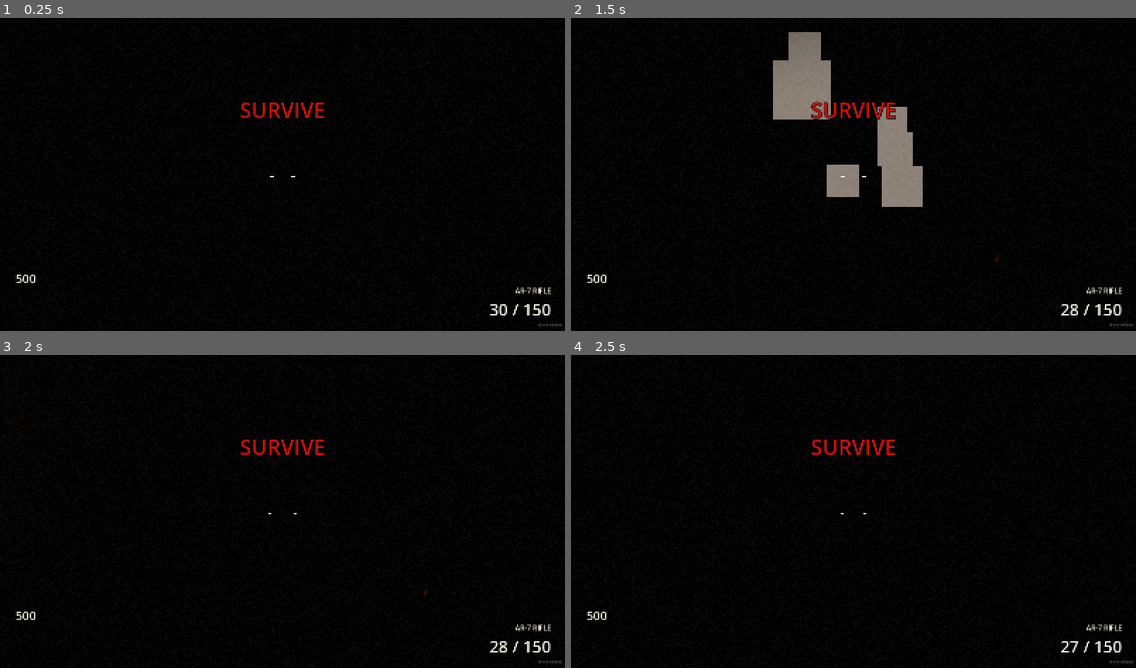
Above: before the commit, frames 1-4 (two rows, left to right).
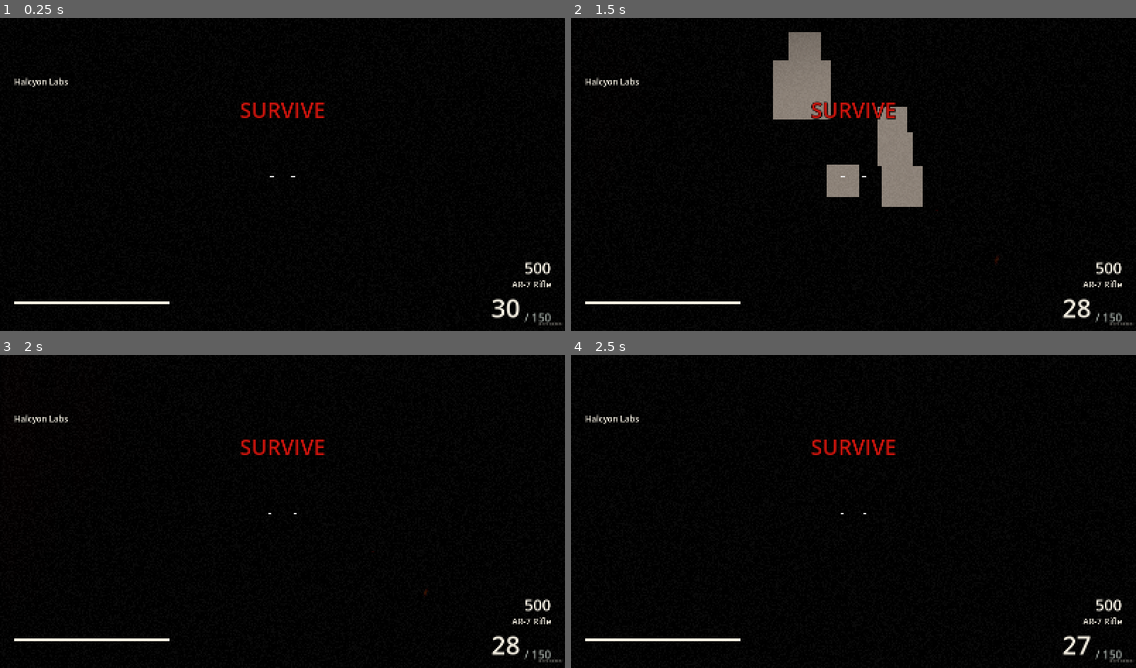
Above: after the commit, the same moments.

Repository: J3vb/Experiment-Undead
Game: Godot game, scene res://systems/game/game_session.tscn
The game is run twice, just before and just after one commit, with the same random seed, the same clock (stepped at 60 frames per second) and the same inputs.
Inputs (mouse positions are in pixels of both pictures, inside the frame that each line leads up to):
- Up to frame 1 (0.25 s): no input
- Up to frame 2 (1.5 s): tap Enter (restart) at 0.5, 1.25 s; move the mouse to (881, 174) at 0.52 s; hold W (move_forward) from 0.53 s (still down); tap F (interact) at 0.6 s; click (881, 174) at 0.67 s; tap Space (jump) at 0.77 s; move the mouse to (825, 177) at 1.27 s; right-click (825, 177) at 1.35 s; click (825, 177) at 1.42 s
- Up to frame 3 (2 s): keep holding W (move_forward); tap Space (jump) at 1.52 s; tap F (interact) at 1.55 s
- Up to frame 4 (2.5 s): keep holding W (move_forward); tap Enter (restart) at 2 s; move the mouse to (864, 508) at 2.02 s; hold Ctrl (crouch) from 2.03 s (still down); click (864, 508) at 2.17 s; tap F (interact) at 2.3 s

The runs differ from the first frame. In frame 1, 1.1% of the frame differs, in the area x 2-100%, y 18-99%; in frame 2, 1.1%; in frame 3, 1.1%; in frame 4, 1.1%.

Commit message:
Match solo HUD to approved mockup (#43)
* Match solo HUD to approved mockup

* Keep interaction prompt below the crosshair

* Show when exfil hold pauses outside hatch radius

---------

Co-authored-by: Jeroen Van Biesen <dragon613gaming@gmail.com>

Diff:
--- a/systems/ui/hud.gd
+++ b/systems/ui/hud.gd
@@ -2,6 +2,21 @@
 class_name Hud
 extends CanvasLayer
 
+const BLOOD_RED: Color = Color("c8202a")
+const OFF_WHITE: Color = Color("f2ede0")
+const SERUM_STYLES: Dictionary = {
+	&"ironhide": ["IH", Color("765054")],
+	&"quickhands": ["QH", Color("85724c")],
+	&"overclock": ["OC", Color("4c727c")],
+	&"deadeye": ["DE", Color("75607e")],
+	&"mule": ["MU", Color("65764c")],
+	&"stride": ["ST", Color("4e7870")],
+	&"second_wind": ["SW", Color("776951")],
+	&"scavenger": ["SC", Color("596b80")],
+}
+
+var _round_tween: Tween
+var _prompt_text: String = ""
 var _player: Player
 var _hurt: float = 0.0
 var _health_ratio: float = 1.0
@@ -14,16 +29,24 @@
 @onready var crosshair: Crosshair = $Root/Crosshair
 @onready var hit_marker: HitMarker = $Root/HitMarker
 @onready var vignette: ColorRect = $Root/DamageVignette
-@onready var round_label: Label = $Root/RoundLabel
-@onready var points_label: Label = $Root/PointsLabel
-@onready var points_delta: Label = $Root/PointsDelta
-@onready var serums_label: Label = $Root/SerumsLabel
-@onready var ammo_label: Label = $Root/AmmoLabel
-@onready var weapon_label: Label = $Root/WeaponLabel
-@onready var exfil_label: Label = $Root/ExfilLabel
+@onready var round_label: Label = $Root/RoundInfo/RoundLabel
+@onready var points_label: Label = $Root/Loadout/PointsLabel
+@onready var points_delta: Label = $Root/Loadout/PointsDelta
+@onready var serums: HBoxContainer = $Root/Vitals/Serums
+@onready var health_bar: ProgressBar = $Root/Vitals/Health
+@onready var ammo_label: Label = $Root/Loadout/Ammo/AmmoLabel
+@onready var weapon_label: Label = $Root/Loadout/WeaponLabel
+@onready var reserve_label: Label = $Root/Loadout/Ammo/ReserveLabel
+@onready var exfil_box: PanelContainer = $Root/ExfilBox
+@onready var exfil_title: Label = $Root/ExfilBox/Box/Title
+@onready var exfil_bar: ProgressBar = $Root/ExfilBox/Box/Hold
+@onready var exfil_time: Label = $Root/ExfilBox/Box/Time
+@onready var prompt_box: PanelContainer = $Root/Prompt
+@onready var prompt_key: Label = $Root/Prompt/Row/Key
+@onready var prompt_price: Label = $Root/Prompt/Row/Price
 @onready var hint_label: Label = $Root/HintLabel
 @onready var center_label: Label = $Root/CenterLabel
-@onready var prompt_label: Label = $Root/PromptLabel
+@onready var prompt_label: Label = $Root/Prompt/Row/PromptLabel
 @onready var pause_panel: Control = $Root/PausePanel
 @onready var settings_screen: SettingsScreen = $Root/PausePanel/SettingsScreen
 @onready var pause_menu: Control = $Root/PausePanel/Menu
@@ -37,6 +60,10 @@
 
 func _ready() -> void:
 	_setup_pause_menu()
+	var bold: FontVariation = FontVariation.new()
+	bold.base_font = round_label.get_theme_font("font")
+	bold.variation_embolden = 1.2
+	round_label.add_theme_font_override("font", bold)
 	pause_panel.visible = false
 	game_over_panel.visible = false
 	center_label.modulate.a = 0.0
@@ -57,7 +84,7 @@
 	Events.round_started.connect(_on_round_started)
 	Events.round_ended.connect(_on_round_ended)
 	Events.intermission_started.connect(_on_intermission)
-	Events.exfil_opened.connect(func() -> void: _flash_center("EXFIL OPEN", 3.0))
+	Events.exfil_opened.connect(_on_exfil_opened)
 	Events.exfil_called.connect(func(hatch: ExfilHatch) -> void: _exfil = hatch)
 	Events.game_over.connect(_on_game_over)
 
@@ -88,20 +115,53 @@
 			_delta_sum = 0
 
 	_update_exfil()
-	prompt_label.text = _player.focus.get_prompt(_player) if _player and _player.focus else ""
-	if _player and _player.weapons.current:
+	_update_prompt(_player.focus.get_prompt(_player) if is_instance_valid(_player) and _player.focus else "")
+	if is_instance_valid(_player) and _player.weapons.current:
 		var w: Weapon = _player.weapons.current
 		crosshair.spread_degrees = w.get_current_spread()
 		crosshair.fov_degrees = _player.camera.fov
 		crosshair.modulate.a = 0.0 if (w.ads_progress > 0.5 or _player.is_sprinting or not _player.is_alive()) else 1.0
 
 
+func _on_exfil_opened() -> void:
+	_exfil = get_tree().get_first_node_in_group(&"exfil") as ExfilHatch
+	_update_exfil()
+
+
 func _update_exfil() -> void:
-	if _exfil == null or not _exfil.is_holding:
-		exfil_label.text = ""
-		return
-	var where: String = "HOLD THE HATCH" if _exfil.has_player_in_zone() else "RETURN TO THE HATCH"
-	exfil_label.text = "EXFIL  %s  %d" % [where, ceili(_exfil.hold_left)]
+	exfil_box.visible = is_instance_valid(_exfil) and (_exfil.is_open or _exfil.is_holding)
+	if not exfil_box.visible:
+		return
+	exfil_title.text = "Exfil open · Containment Wing"
+	exfil_bar.value = 1.0 - _exfil.hold_left / ExfilHatch.HOLD_TIME
+	var seconds: int = maxi(ceili(_exfil.hold_left), 0)
+	exfil_time.text = "Hold %d:%02d" % [seconds / 60, seconds % 60]
+	if _exfil.is_holding and not _exfil.has_player_in_zone():
+		exfil_time.text += " · Return to hatch"
+
+
+func _update_prompt(text: String) -> void:
+	if text == _prompt_text:
+		return
+	_prompt_text = text
+	prompt_box.visible = not text.is_empty()
+	prompt_key.visible = text.contains("[F]")
+	prompt_price.text = ""
+	var parts: PackedStringArray = text.split("[F]", true, 1)
+	if parts.size() == 2 and parts[1].strip_edges().is_valid_int():
+		prompt_price.text = parts[1].strip_edges()
+		prompt_label.text = parts[0].strip_edges()
+	else:
+		prompt_label.text = text.replace("[F]", "").strip_edges()
+
+
+func _format_points(value: int) -> String:
+	var digits: String = str(absi(value))
+	var index: int = digits.length() - 3
+	while index > 0:
+		digits = digits.insert(index, ",")
+		index -= 3
+	return ("-" if value < 0 else "") + digits
 
 
 func _flash_center(text: String, seconds: float) -> void:
@@ -116,7 +176,9 @@
 
 func _on_health_changed(player: Player, current: float, maximum: float) -> void:
 	if player == _player:
-		_health_ratio = current / maxf(maximum, 1.0)
+		_health_ratio = clampf(current / maxf(maximum, 1.0), 0.0, 1.0)
+		health_bar.value = _health_ratio
+		health_bar.modulate = BLOOD_RED if _health_ratio < 0.3 else OFF_WHITE
 
 
 func _on_player_damaged(player: Player, _info: DamageInfo) -> void:
@@ -127,7 +189,7 @@
 func _on_points_changed(player: Player, total: int, delta: int) -> void:
 	if player != _player:
 		return
-	points_label.text = str(total)
+	points_label.text = _format_points(total)
 	if delta > 0:
 		_delta_sum += delta
 		points_delta.text = "+%d" % _delta_sum
@@ -137,9 +199,10 @@
 func _on_ammo_changed(player: Player, in_mag: int, reserve: int) -> void:
 	if player != _player:
 		return
-	ammo_label.text = "%d / %d" % [in_mag, reserve]
+	ammo_label.text = str(in_mag)
+	reserve_label.text = "/ %d" % reserve
 	var low: bool = _player.weapons.current and in_mag <= _player.weapons.current.data.magazine_size / 4
-	ammo_label.modulate = Color(1, 0.3, 0.25) if low else Color.WHITE
+	ammo_label.modulate = BLOOD_RED if low else OFF_WHITE
 	if in_mag == 0 and reserve == 0:
 		hint_label.text = "NO AMMO"
 	elif low and reserve > 0:
@@ -150,16 +213,29 @@
 
 func _on_weapon_switched(player: Player, weapon: Weapon) -> void:
 	if player == _player:
-		weapon_label.text = weapon.data.display_name.to_upper()
+		weapon_label.text = weapon.data.display_name
 
 
 func _on_serum_gained(player: Player, _serum: SerumData) -> void:
 	if player != _player:
 		return
-	var names: PackedStringArray = []
-	for serum: SerumData in player.serums:
-		names.append(serum.display_name.to_upper())
-	serums_label.text = "  ".join(names)
+	if not SERUM_STYLES.has(_serum.id):
+		return
+	for badge: Node in serums.get_children():
+		if badge.name == String(_serum.id):
+			return
+	var style: Array = SERUM_STYLES[_serum.id]
+	var square: StyleBoxFlat = StyleBoxFlat.new()
+	square.bg_color = style[1]
+	var label: Label = Label.new()
+	label.name = String(_serum.id)
+	label.text = style[0]
+	label.tooltip_text = _serum.display_name
+	label.custom_minimum_size = Vector2(44, 44)
+	label.horizontal_alignment = HORIZONTAL_ALIGNMENT_CENTER
+	label.vertical_alignment = VERTICAL_ALIGNMENT_CENTER
+	label.add_theme_stylebox_override("normal", square)
+	serums.add_child(label)
 
 
 func _on_hit_confirmed(player: Player, is_kill: bool, is_headshot: bool) -> void:
@@ -177,11 +253,19 @@
 func _on_player_revived(player: Player) -> void:
 	if player == _player:
 		_flash_center("SECOND WIND", 2.0)
-		_on_serum_gained(player, null)
+		for badge: Node in serums.get_children():
+			if not player.has_serum(StringName(badge.name)):
+				serums.remove_child(badge)
+				badge.queue_free()
 
 
 func _on_round_started(round_number: int, _count: int) -> void:
+	if _round_tween:
+		_round_tween.kill()
 	round_label.text = str(round_number)
+	round_label.modulate = Color.WHITE
+	_round_tween = create_tween()
+	_round_tween.tween_property(round_label, "modulate", BLOOD_RED, 1.0)
 	_flash_center("ROUND %d" % round_number, 3.0)
 	round_sound.play()
 
@@ -191,12 +275,19 @@
 
 
 func _on_intermission(next_round: int, duration: float) -> void:
+	if _round_tween:
+		_round_tween.kill()
+	_round_tween = create_tween().set_loops()
+	_round_tween.tween_property(round_label, "modulate:a", 0.3, 0.8)
+	_round_tween.tween_property(round_label, "modulate:a", 1.0, 0.8)
 	if next_round == 1:
 		_flash_center("SURVIVE", duration)
 
 
 func _on_game_over(stats: Dictionary) -> void:
 	game_over_panel.visible = true
+	_exfil = null
+	exfil_box.hide()
 	game_over_stats.text = (
 		("Exfil successful: +50% XP\n" if stats.get("exfil", false) else "")
 		+ (
--- a/systems/ui/hud.tscn
+++ b/systems/ui/hud.tscn
@@ -15,6 +15,43 @@
 shader_parameter/intensity = 0.0
 shader_parameter/tint = Color(0.55, 0, 0, 1)
 
+[sub_resource type="StyleBoxFlat" id="dark_box"]
+content_margin_left = 16.0
+content_margin_top = 10.0
+content_margin_right = 16.0
+content_margin_bottom = 10.0
+bg_color = Color(0.025, 0.04, 0.045, 0.92)
+corner_radius_top_left = 8
+corner_radius_top_right = 8
+corner_radius_bottom_left = 8
+corner_radius_bottom_right = 8
+
+[sub_resource type="StyleBoxFlat" id="green_box"]
+content_margin_left = 18.0
+content_margin_top = 12.0
+content_margin_right = 18.0
+content_margin_bottom = 12.0
+bg_color = Color(0.025, 0.04, 0.035, 0.94)
+border_width_left = 2
+border_width_top = 2
+border_width_right = 2
+border_width_bottom = 2
+border_color = Color(0.4, 0.75, 0.5, 1)
+
+[sub_resource type="StyleBoxFlat" id="key_box"]
+bg_color = Color(0.08, 0.1, 0.1, 1)
+border_width_left = 1
+border_width_top = 1
+border_width_right = 1
+border_width_bottom = 1
+border_color = Color(0.75, 0.77, 0.73, 1)
+
+[sub_resource type="StyleBoxFlat" id="bar_bg"]
+bg_color = Color(0.12, 0.15, 0.15, 0.9)
+
+[sub_resource type="StyleBoxFlat" id="bar_fill"]
+bg_color = Color(1, 1, 1, 1)
+
 [node name="Hud" type="CanvasLayer"]
 process_mode = 3
 script = ExtResource("1")
@@ -59,106 +96,137 @@
 mouse_filter = 2
 script = ExtResource("4")
 
-[node name="RoundLabel" type="Label" parent="Root"]
-layout_mode = 1
-anchors_preset = 2
+[node name="RoundInfo" type="VBoxContainer" parent="Root"]
+layout_mode = 1
+anchor_left = 0.025
+anchor_top = 0.025
+anchor_right = 0.25
+anchor_bottom = 0.22
+theme_override_constants/separation = -10
+
+[node name="RoundLabel" type="Label" parent="Root/RoundInfo"]
+layout_mode = 2
+theme_override_colors/font_color = Color(1, 1, 1, 1)
+theme_override_font_sizes/font_size = 110
+theme_override_constants/outline_size = 8
+modulate = Color(0.784314, 0.12549, 0.164706, 1)
+text = "1"
+
+[node name="MapName" type="Label" parent="Root/RoundInfo"]
+layout_mode = 2
+text = "Halcyon Labs"
+
+[node name="Loadout" type="VBoxContainer" parent="Root"]
+layout_mode = 1
+anchor_left = 0.7
 anchor_top = 1.0
-anchor_bottom = 1.0
-offset_left = 40.0
-offset_top = -135.0
-offset_right = 300.0
-offset_bottom = -30.0
+anchor_right = 0.975
+anchor_bottom = 1.0
+offset_top = -260.0
+offset_bottom = -28.0
 grow_vertical = 0
-theme_override_colors/font_color = Color(0.72, 0.06, 0.04, 1)
-theme_override_font_sizes/font_size = 88
-text = "1"
-vertical_alignment = 2
-
-[node name="PointsLabel" type="Label" parent="Root"]
-layout_mode = 1
-anchors_preset = 2
+theme_override_constants/separation = 0
+alignment = 2
+
+[node name="PointsDelta" type="Label" parent="Root/Loadout"]
+layout_mode = 2
+theme_override_colors/font_color = Color(0.94902, 0.756863, 0.305882, 1)
+text = "+0"
+horizontal_alignment = 2
+
+[node name="PointsLabel" type="Label" parent="Root/Loadout"]
+layout_mode = 2
+theme_override_font_sizes/font_size = 44
+text = "0"
+horizontal_alignment = 2
+
+[node name="WeaponLabel" type="Label" parent="Root/Loadout"]
+layout_mode = 2
+text = "Weapon"
+horizontal_alignment = 2
+
+[node name="Ammo" type="HBoxContainer" parent="Root/Loadout"]
+layout_mode = 2
+alignment = 2
+theme_override_constants/separation = 12
+
+[node name="AmmoLabel" type="Label" parent="Root/Loadout/Ammo"]
+layout_mode = 2
+theme_override_colors/font_color = Color(1, 1, 1, 1)
+theme_override_font_sizes/font_size = 72
+text = "0"
+
+[node name="ReserveLabel" type="Label" parent="Root/Loadout/Ammo"]
+layout_mode = 2
+size_flags_vertical = 8
+theme_override_colors/font_color = Color(0.63, 0.66, 0.64, 1)
+theme_override_font_sizes/font_size = 32
+text = "/ 0"
+
+[node name="Vitals" type="VBoxContainer" parent="Root"]
+layout_mode = 1
+anchor_left = 0.025
 anchor_top = 1.0
-anchor_bottom = 1.0
-offset_left = 44.0
-offset_top = -185.0
-offset_right = 244.0
-offset_bottom = -135.0
+anchor_right = 0.3
+anchor_bottom = 1.0
+offset_top = -100.0
+offset_bottom = -28.0
 grow_vertical = 0
-theme_override_font_sizes/font_size = 34
-text = "500"
-
-[node name="SerumsLabel" type="Label" parent="Root"]
-layout_mode = 1
-anchors_preset = 2
-anchor_top = 1.0
-anchor_bottom = 1.0
-offset_left = 44.0
-offset_top = -235.0
-offset_right = 444.0
-offset_bottom = -195.0
-grow_vertical = 0
-theme_override_font_sizes/font_size = 24
-theme_override_colors/font_color = Color(0.45, 0.95, 0.8, 1)
-
-[node name="PointsDelta" type="Label" parent="Root"]
-layout_mode = 1
-anchors_preset = 2
-anchor_top = 1.0
-anchor_bottom = 1.0
-offset_left = 200.0
-offset_top = -185.0
-offset_right = 360.0
-offset_bottom = -135.0
-grow_vertical = 0
-theme_override_colors/font_color = Color(1, 0.85, 0.3, 1)
-theme_override_font_sizes/font_size = 26
-text = "+0"
-
-[node name="WeaponLabel" type="Label" parent="Root"]
-layout_mode = 1
-anchors_preset = 3
-anchor_left = 1.0
-anchor_top = 1.0
-anchor_right = 1.0
-anchor_bottom = 1.0
-offset_left = -400.0
-offset_top = -140.0
-offset_right = -40.0
-offset_bottom = -105.0
-grow_horizontal = 0
-grow_vertical = 0
-theme_override_font_sizes/font_size = 20
-text = "WEAPON"
-horizontal_alignment = 2
-
-[node name="AmmoLabel" type="Label" parent="Root"]
-layout_mode = 1
-anchors_preset = 3
-anchor_left = 1.0
-anchor_top = 1.0
-anchor_right = 1.0
-anchor_bottom = 1.0
-offset_left = -400.0
-offset_top = -105.0
-offset_right = -40.0
-offset_bottom = -40.0
-grow_horizontal = 0
-grow_vertical = 0
-theme_override_font_sizes/font_size = 46
-text = "30 / 120"
-horizontal_alignment = 2
-
-[node name="ExfilLabel" type="Label" parent="Root"]
-layout_mode = 1
-anchors_preset = 5
-anchor_left = 0.5
-anchor_right = 0.5
-offset_left = -250.0
+theme_override_constants/separation = 14
+alignment = 2
+
+[node name="Health" type="ProgressBar" parent="Root/Vitals"]
+custom_minimum_size = Vector2(0, 8)
+layout_mode = 2
+mouse_filter = 2
+modulate = Color(0.949, 0.929, 0.878, 1)
+theme_override_styles/background = SubResource("bar_bg")
+theme_override_styles/fill = SubResource("bar_fill")
+max_value = 1.0
+step = 0.001
+value = 1.0
+show_percentage = false
+
+[node name="Serums" type="HBoxContainer" parent="Root/Vitals"]
+custom_minimum_size = Vector2(0, 44)
+layout_mode = 2
+theme_override_constants/separation = 8
+
+[node name="ExfilBox" type="PanelContainer" parent="Root"]
+visible = false
+layout_mode = 1
+anchor_left = 0.5
+anchor_right = 0.5
+offset_left = -270.0
 offset_top = 24.0
-offset_right = 250.0
-offset_bottom = 60.0
-grow_horizontal = 2
-theme_override_colors/font_color = Color(0.6, 1, 0.5, 1)
+offset_right = 270.0
+grow_horizontal = 2
+theme_override_styles/panel = SubResource("green_box")
+
+[node name="Box" type="VBoxContainer" parent="Root/ExfilBox"]
+layout_mode = 2
+theme_override_constants/separation = 10
+
+[node name="Title" type="Label" parent="Root/ExfilBox/Box"]
+layout_mode = 2
+theme_override_colors/font_color = Color(0.4, 0.75, 0.5, 1)
+text = "Exfil open · Containment Wing"
+horizontal_alignment = 1
+
+[node name="Hold" type="ProgressBar" parent="Root/ExfilBox/Box"]
+custom_minimum_size = Vector2(0, 8)
+layout_mode = 2
+mouse_filter = 2
+modulate = Color(0.4, 0.75, 0.5, 1)
+theme_override_styles/background = SubResource("bar_bg")
+theme_override_styles/fill = SubResource("bar_fill")
+max_value = 1.0
+step = 0.001
+show_percentage = false
+
+[node name="Time" type="Label" parent="Root/ExfilBox/Box"]
+layout_mode = 2
+text = "Hold 1:00"
 horizontal_alignment = 1
 
 [node name="HintLabel" type="Label" parent="Root"]
@@ -178,21 +246,39 @@
 text = "RELOAD [R]"
 horizontal_alignment = 1
 
-[node name="PromptLabel" type="Label" parent="Root"]
-layout_mode = 1
-anchors_preset = 8
+[node name="Prompt" type="PanelContainer" parent="Root"]
+visible = false
+layout_mode = 1
 anchor_left = 0.5
 anchor_top = 0.5
 anchor_right = 0.5
 anchor_bottom = 0.5
-offset_left = -300.0
 offset_top = 115.0
-offset_right = 300.0
-offset_bottom = 150.0
-grow_horizontal = 2
-grow_vertical = 2
-theme_override_colors/font_color = Color(0.85, 0.95, 0.93, 1)
-horizontal_alignment = 1
+offset_bottom = 171.0
+grow_horizontal = 2
+grow_vertical = 0
+theme_override_styles/panel = SubResource("dark_box")
+
+[node name="Row" type="HBoxContainer" parent="Root/Prompt"]
+layout_mode = 2
+theme_override_constants/separation = 14
+
+[node name="Key" type="Label" parent="Root/Prompt/Row"]
+custom_minimum_size = Vector2(36, 36)
+layout_mode = 2
+theme_override_styles/normal = SubResource("key_box")
+text = "F"
+horizontal_alignment = 1
+vertical_alignment = 1
+
+[node name="PromptLabel" type="Label" parent="Root/Prompt/Row"]
+layout_mode = 2
+vertical_alignment = 1
+
+[node name="Price" type="Label" parent="Root/Prompt/Row"]
+layout_mode = 2
+theme_override_colors/font_color = Color(0.63, 0.66, 0.64, 1)
+vertical_alignment = 1
 
 [node name="CenterLabel" type="Label" parent="Root"]
 layout_mode = 1
--- a/systems/ui/theme.tres
+++ b/systems/ui/theme.tres
@@ -1,7 +1,7 @@
 [gd_resource type="Theme" format=3]
 
 [resource]
-default_font_size = 22
+default_font_size = 24
 Label/colors/font_color = Color(0.95, 0.93, 0.88, 1)
 Label/colors/font_outline_color = Color(0, 0, 0, 1)
 Label/colors/font_shadow_color = Color(0, 0, 0, 0.6)
--- /dev/null
+++ b/tests/unit/test_hud.gd
@@ -0,0 +1,156 @@
+## HUD presentation follows Events without changing gameplay state.
+extends GutTest
+
+const HUD: PackedScene = preload("res://systems/ui/hud.tscn")
+const PLAYER: PackedScene = preload("res://systems/player/player.tscn")
+
+var hud: Hud
+var player: Player
+
+
+func before_each() -> void:
+	hud = HUD.instantiate() as Hud
+	add_child_autofree(hud)
+	hud.set_process(false)
+	player = PLAYER.instantiate() as Player
+	add_child_autofree(player)
+	player.set_physics_process(false)
+	player.weapons.give(Content.weapon(&"rifle_ar"))
+	Events.player_spawned.emit(player)
+
+
+func test_round_starts_white_and_intermission_blinks() -> void:
+	Events.round_started.emit(12, 24)
+	assert_eq(hud.round_label.text, "12")
+	assert_eq(hud.round_label.modulate, Color.WHITE)
+	hud._round_tween.pause()
+	hud._round_tween.custom_step(1.1)
+	assert_eq(hud.round_label.modulate, Hud.BLOOD_RED)
+	Events.intermission_started.emit(13, 10.0)
+	hud._round_tween.pause()
+	hud._round_tween.custom_step(0.8)
+	assert_almost_eq(hud.round_label.modulate.a, 0.3, 0.001)
+	Events.round_started.emit(13, 26)
+	assert_eq(hud.round_label.modulate.a, 1.0)
+
+
+func test_points_separators_and_delta_summing_then_expiry() -> void:
+	Events.points_changed.emit(player, 14520, 100)
+	Events.points_changed.emit(player, 14570, 50)
+	assert_eq(hud.points_label.text, "14,570")
+	assert_eq(hud.points_delta.text, "+150")
+	hud._process(1.3)
+	assert_eq(hud.points_delta.modulate.a, 0.0)
+	Events.points_changed.emit(player, 14670, 100)
+	assert_eq(hud.points_delta.text, "+100")
+	Events.points_changed.emit(player, 999, -13671)
+	assert_eq(hud.points_label.text, "999")
+
+
+func test_ammo_threshold_and_hints() -> void:
+	var magazine: int = player.weapons.current.data.magazine_size
+	var low_count: int = floori(magazine * 0.25)
+	Events.ammo_changed.emit(player, low_count, 210)
+	assert_eq(hud.ammo_label.text, str(low_count))
+	assert_eq(hud.reserve_label.text, "/ 210")
+	assert_eq(hud.ammo_label.modulate, Hud.BLOOD_RED)
+	assert_eq(hud.hint_label.text, "RELOAD [R]")
+	Events.ammo_changed.emit(player, low_count + 1, 210)
+	assert_eq(hud.ammo_label.modulate, Hud.OFF_WHITE)
+	assert_eq(hud.hint_label.text, "")
+	Events.ammo_changed.emit(player, 0, 0)
+	assert_eq(hud.hint_label.text, "NO AMMO")
+	Events.weapon_switched.emit(player, player.weapons.current)
+	assert_eq(hud.weapon_label.text, player.weapons.current.data.display_name)
+
+
+func test_serum_codes_are_unique_coloured_squares() -> void:
+	for id: StringName in Hud.SERUM_STYLES:
+		var serum: SerumData = SerumData.new()
+		serum.id = id
+		Events.serum_gained.emit(player, serum)
+		Events.serum_gained.emit(player, serum)
+		var badge: Label = hud.serums.get_node(NodePath(id)) as Label
+		assert_eq(badge.text, Hud.SERUM_STYLES[id][0])
+		assert_eq((badge.get_theme_stylebox("normal") as StyleBoxFlat).bg_color, Hud.SERUM_STYLES[id][1])
+	assert_eq(hud.serums.get_child_count(), 8)
+
+
+func test_exfil_shows_when_open_counts_hold_and_hides_when_closed() -> void:
+	var hatch: ExfilHatch = preload("res://systems/interactables/exfil_hatch.tscn").instantiate() as ExfilHatch
+	add_child_autofree(hatch)
+	assert_false(hud.exfil_box.visible)
+	hatch.is_open = true
+	Events.exfil_opened.emit()
+	assert_true(hud.exfil_box.visible)
+	assert_eq(hud.exfil_title.text, "Exfil open · Containment Wing")
+	hatch.is_holding = true
+	hatch.hold_left = 39.0
+	Events.exfil_called.emit(hatch)
+	hud._process(0.0)
+	assert_eq(hud.exfil_time.text, "Hold 0:39")
+	assert_almost_eq(hud.exfil_bar.value, 0.35, 0.001)
+	player.global_position = Vector3(10, 0, 0)
+	hud._process(0.0)
+	assert_eq(hud.exfil_time.text, "Hold 0:39 · Return to hatch")
+	assert_almost_eq(hud.exfil_bar.value, 0.35, 0.001)
+	player.global_position = Vector3.ZERO
+	hud._process(0.0)
+	assert_eq(hud.exfil_time.text, "Hold 0:39")
+	hatch.is_open = false
+	hatch.is_holding = false
+	hud._process(0.0)
+	assert_false(hud.exfil_box.visible)
+
+
+func test_prompt_splits_existing_interactable_price_and_preserves_unclear_text() -> void:
+	var door: Door = Door.new()
+	autofree(door)
+	door.cost = 1500
+	door.label = "Labs"
+	player.focus = door
+	hud._process(0.0)
+	assert_true(hud.prompt_box.visible)
+	assert_true(hud.prompt_key.visible)
+	assert_eq(hud.prompt_label.text, "Open Labs")
+	assert_eq(hud.prompt_price.text, "1500")
+	await get_tree().process_frame
+	assert_gt(hud.prompt_box.position.y, hud.prompt_box.get_viewport_rect().size.y * 0.5)
+	hud._update_prompt("Needs power")
+	assert_eq(hud.prompt_label.text, "Needs power")
+	assert_eq(hud.prompt_price.text, "")
+	assert_false(hud.prompt_key.visible)
+	hud._update_prompt("Buy Rifle 42 [F]  unknown")
+	assert_eq(hud.prompt_label.text, "Buy Rifle 42   unknown")
+	assert_eq(hud.prompt_price.text, "")
+	player.focus = null
+	hud._process(0.0)
+	assert_false(hud.prompt_box.visible)
+
+
+func test_health_bar_threshold_and_other_player_events_ignored() -> void:
+	Events.player_health_changed.emit(player, 30.0, 100.0)
+	assert_almost_eq(hud.health_bar.value, 0.3, 0.001)
+	assert_eq(hud.health_bar.modulate, Hud.OFF_WHITE)
+	Events.player_health_changed.emit(player, 29.0, 100.0)
+	assert_eq(hud.health_bar.modulate, Hud.BLOOD_RED)
+	var other: Player = Player.new()
+	autofree(other)
+	Events.player_health_changed.emit(other, 100.0, 100.0)
+	Events.points_changed.emit(other, 99999, 100)
+	assert_almost_eq(hud.health_bar.value, 0.29, 0.001)
+	assert_eq(hud.points_label.text, "0")
+
+
+func test_revive_removes_consumed_serum_badge() -> void:
+	var ironhide: SerumData = load("res://content/serums/ironhide.tres") as SerumData
+	var second_wind: SerumData = load("res://content/serums/second_wind.tres") as SerumData
+	player.serums.append(ironhide)
+	player.serums.append(second_wind)
+	Events.serum_gained.emit(player, ironhide)
+	Events.serum_gained.emit(player, second_wind)
+	player.serums.erase(second_wind)
+	Events.player_revived.emit(player)
+	await get_tree().process_frame
+	assert_eq(hud.serums.get_child_count(), 1)
+	assert_eq((hud.serums.get_child(0) as Label).text, "IH")
Not shown: 1 places in systems/ui/hud.tscn that only renumber resources
Not shown, changed: docs/DECISIONS.md
